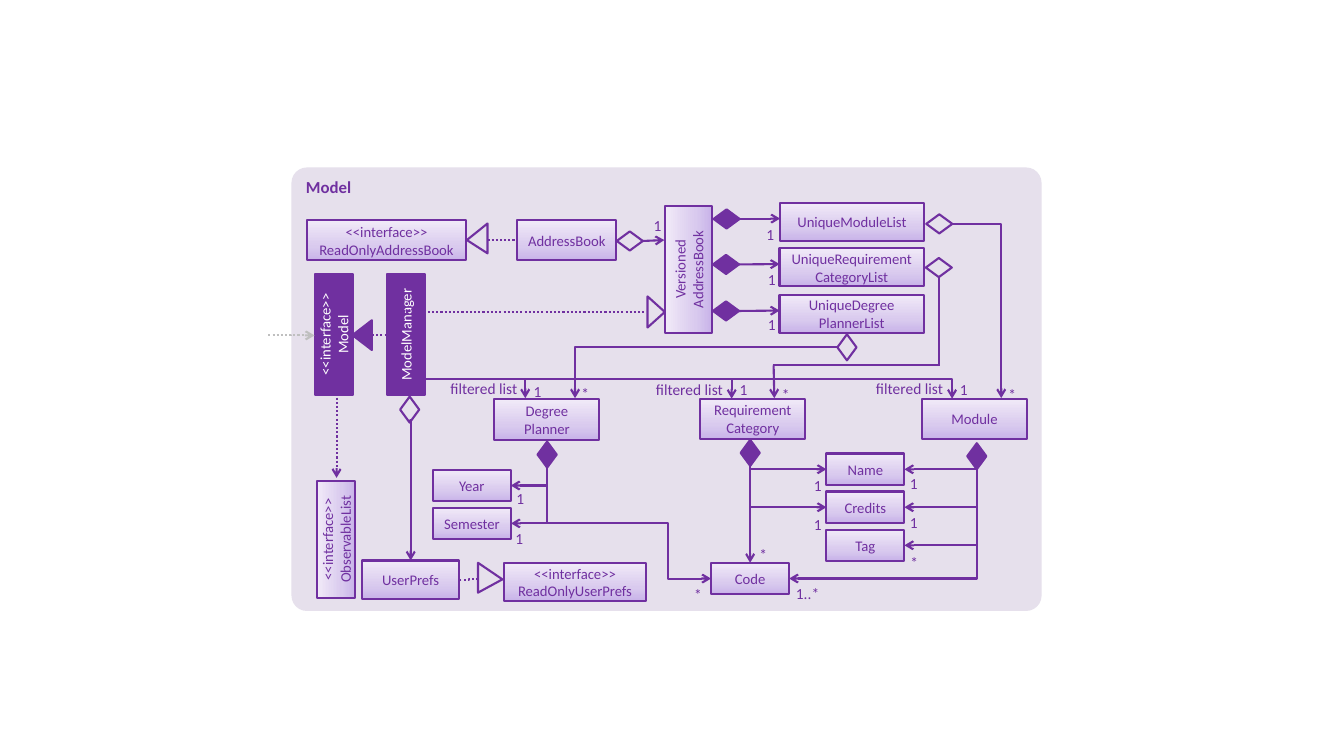
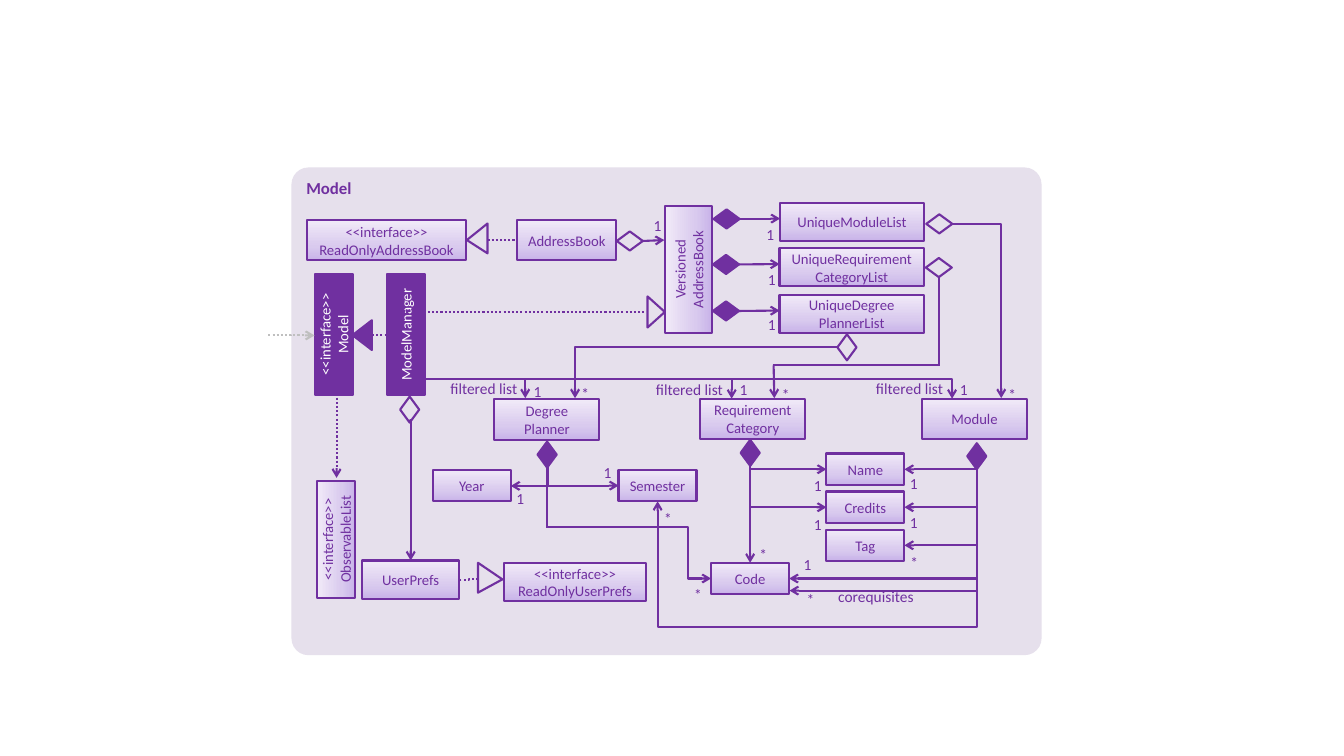
Before and after one commit to chyeo/main, a slide deck: slide 1 of docs/diagrams/ModelComponentClassDiagram.pptx. Drawn at 1344x756 pixels with LibreOffice and Linux fonts; fonts in the diff are those of the drawing. Boxes give left, top, right and bottom in pixels: in the first picture for what was removed or moved away, otherwise in the second. Text is boxed around its words. In the diff, an @@ line names an element or a change of style, - is before the commit and + after.

```diff
--- a/docs/diagrams/ModelComponentClassDiagram.pptx
+++ b/docs/diagrams/ModelComponentClassDiagram.pptx
@@ rounded rectangle "Model": place and size @@
-rounded rectangle "Model" at (291, 167, 1042, 611)
+rounded rectangle "Model" at (291, 167, 1042, 655)
@@ elbow arrow moved from (547, 468) - (511, 523) to (547, 464) - (619, 486) @@
@@ text "1" rewrapped from (515, 534, 523, 544) to (604, 468, 612, 483) @@
@@ rectangle "Semester": place and size @@
-rectangle "Semester" at (434, 508, 511, 539)
+rectangle "Semester" at (619, 470, 697, 501)
@@ elbow arrow moved from (540, 523) - (711, 579) to (547, 527) - (711, 579) @@
@@ group added at (547, 468, 977, 627): 3 texts, 2 elbow arrows, 1 line @@
+*
+corequisites
+*
@@ text at (804, 560, 812, 570): text changed @@
-1..*
+1
```
Also in this commit, not shown: 5 other files.
